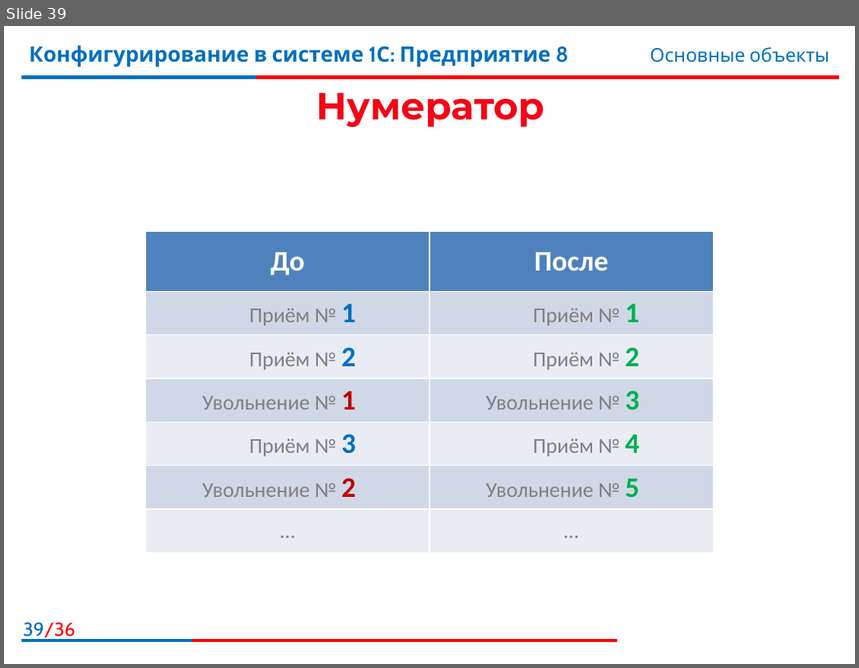
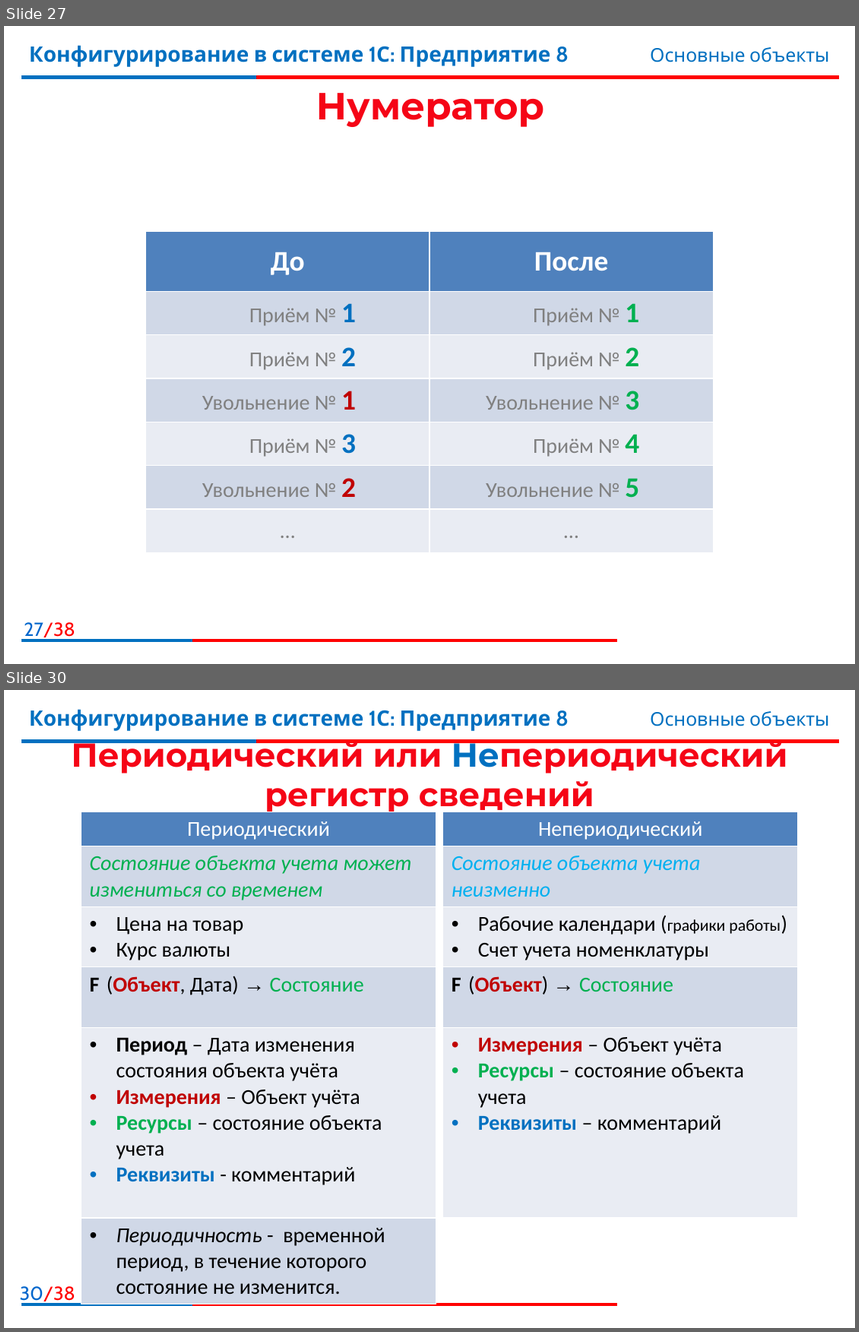
Before and after one commit to bestteacher-1c/documents_compl_kurs, a slide deck: Занятие_02/Иллюcтрации2_.pptx. Shown one above the other, each under a label of ours: slide 39 before the commit, slides 27 and 30 after it; the slides between them are not shown. The pictures are 859x668 and 859x1332 pixels, drawn with LibreOffice and Linux fonts; fonts in the diff are those of the drawing; background and template pictures are left out. Boxes give left, top, right and bottom in pixels: in the first picture for what was removed or moved away, otherwise in the second. Text is boxed around its words. In the diff, an @@ line names an element or a change of style, - is before the commit and + after.

```diff
--- a/Занятие_02/Иллюcтрации2_.pptx
+++ b/Занятие_02/Иллюcтрации2_.pptx
@@ slide 30 added at [4,690,855,1328], background #FFFFFF; not listed: 7 template elements that a slide beside it also shows @@
@@ title added at [71,739,788,814], 28 pt, text gradient #F50516 to #C00000, bold @@
+Периодический или Непериодический регистр сведений
@@ table added at [82,812,436,1298], 6 rows, 1 columns @@
+Периодический
+Состояние объекта учета может измениться со временем
+Цена на товар / Курс валюты
+F(Объект, Дата) → Состояние
+Период – Дата изменения состояния объекта учёта / Измерения – Объект учёта / Ресурсы – состояние объекта учета / Реквизиты - комментарий
+Периодичность - временной период, в течение которого состояние не изменится.
@@ table added at [443,812,798,1213], 5 rows, 1 columns @@
+Непериодический
+Состояние объекта учета неизменно
+Рабочие календари (графики работы) / Счет учета номенклатуры
+F(Объект) → Состояние
+Измерения – Объект учёта / Ресурсы – состояние объекта учета / Реквизиты – комментарий
@@ what was slide 39 is now slide 27 @@
@@ page number at [24,623,75,640]: text changed @@
-39/36
+27/38
```
Also in this commit, not shown: 1 slide changed, 10 other slides added, 12 slides removed, 13 other files.
